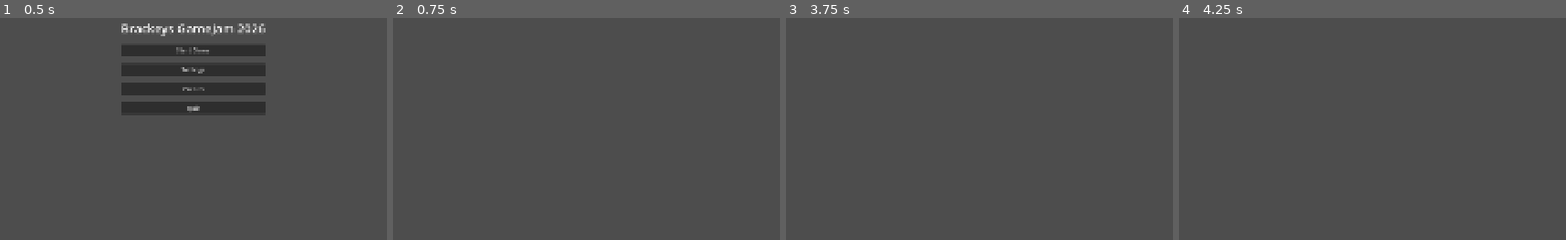
Above: before the commit, frames 1-4 (left to right).
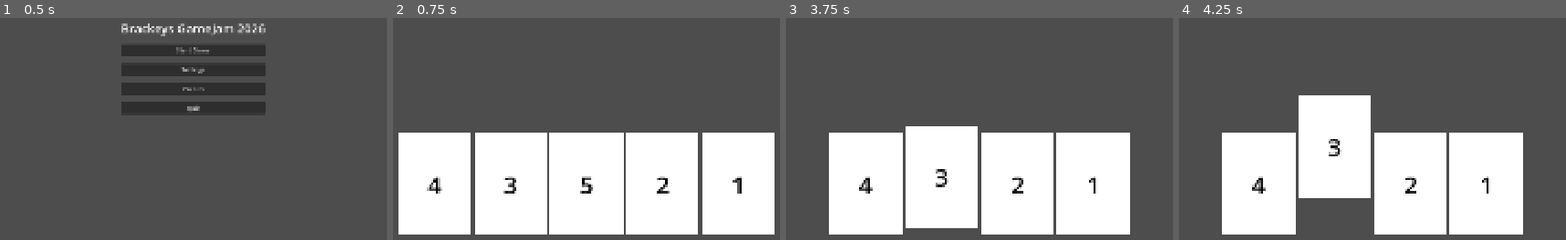
Above: after the commit, the same moments.

Repository: Engulfedleader2/brackeys-game-jam-2026
Game: Godot game, scene res://Scenes/MainMenu.tscn
The game is run twice, just before and just after one commit, with the same random seed, the same clock (stepped at 60 frames per second) and the same inputs.
Inputs (mouse positions are in pixels of both pictures, inside the frame that each line leads up to):
- Up to frame 1 (0.5 s): no input
- Up to frame 2 (0.75 s): click "Start Game" at 0.5 s
- Up to frame 3 (3.75 s): tap Enter at 1.25, 2.75 s; move the mouse to (1142, 46) at 1.27 s; click (1142, 46) at 1.42 s; tap Space at 2, 3.5 s; move the mouse to (832, 86) at 2.02 s; click (832, 86) at 2.17 s; move the mouse to (outside the picture) at 2.77 s; click (outside the picture) at 2.92 s; move the mouse to (944, 148) at 3.52 s; click (944, 148) at 3.67 s
- Up to frame 4 (4.25 s): no input

Frame 1 is identical in both runs. In frame 2, 43% of the frame differs, in the area x 1-99%, y 51-98%; in frame 3, 35%; in frame 4, 35%.

Commit message:
Added game test scene now setup

Diff:
--- a/Scenes/Game/GameTestScene.tscn
+++ b/Scenes/Game/GameTestScene.tscn
@@ -1,3 +1,16 @@
 [gd_scene format=3 uid="uid://by0ku407tlifk"]
 
+[ext_resource type="PackedScene" uid="uid://cqgrnwchlujb6" path="res://Scripts/Player/Hand/Hand.tscn" id="1_0p3ti"]
+[ext_resource type="Script" uid="uid://dylp1pxcycfxf" path="res://Scripts/Cards/Deck.gd" id="1_empv6"]
+[ext_resource type="PackedScene" uid="uid://c7edokbnxij20" path="res://Scenes/Game/SharedPile.tscn" id="3_fq5w4"]
+
 [node name="GameTestScene" type="Node2D" unique_id=1788772955]
+
+[node name="Hand" parent="." instance=ExtResource("1_0p3ti")]
+position = Vector2(960, 850)
+
+[node name="Deck" type="Node" parent="."]
+script = ExtResource("1_empv6")
+
+[node name="SharedPile" parent="." instance=ExtResource("3_fq5w4")]
+position = Vector2(960, 500)
